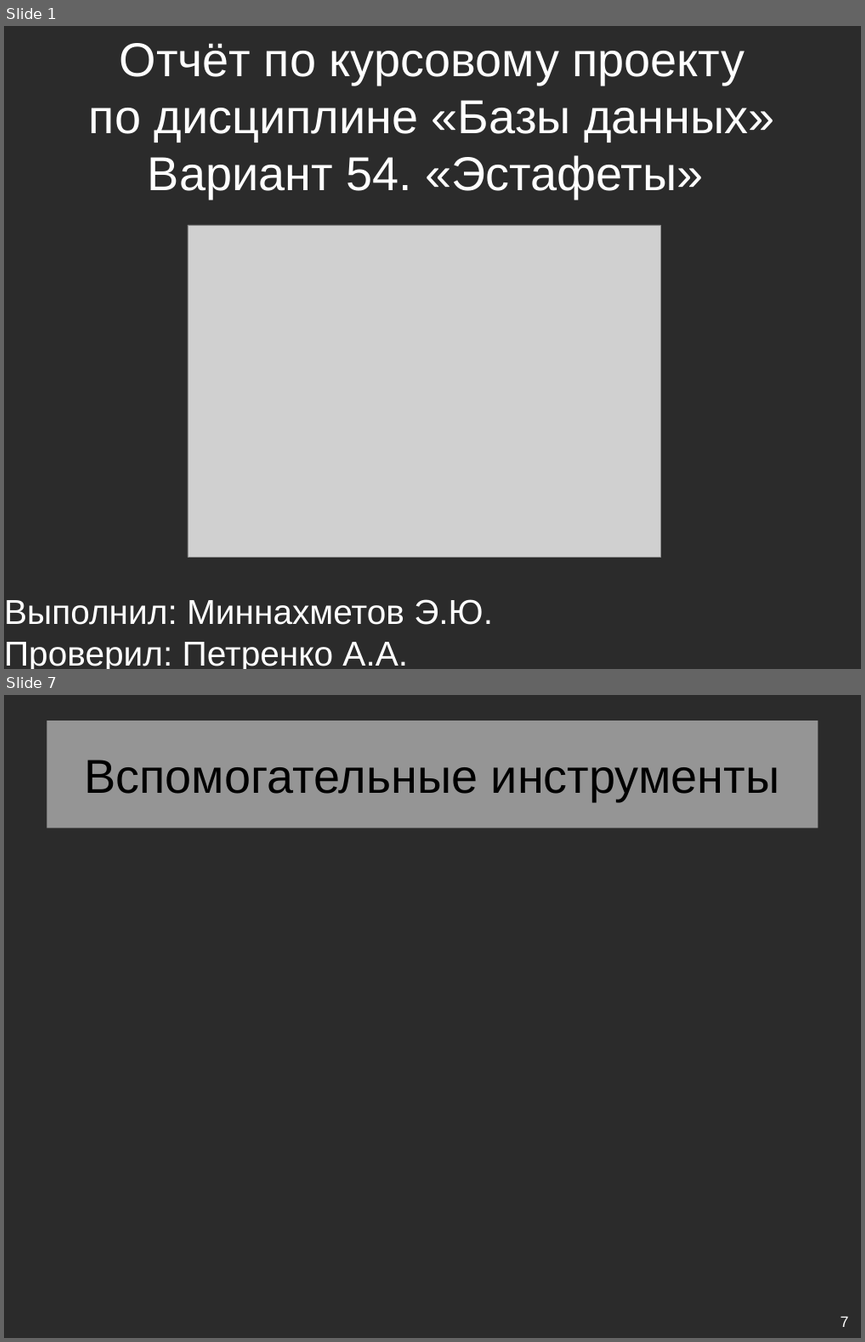
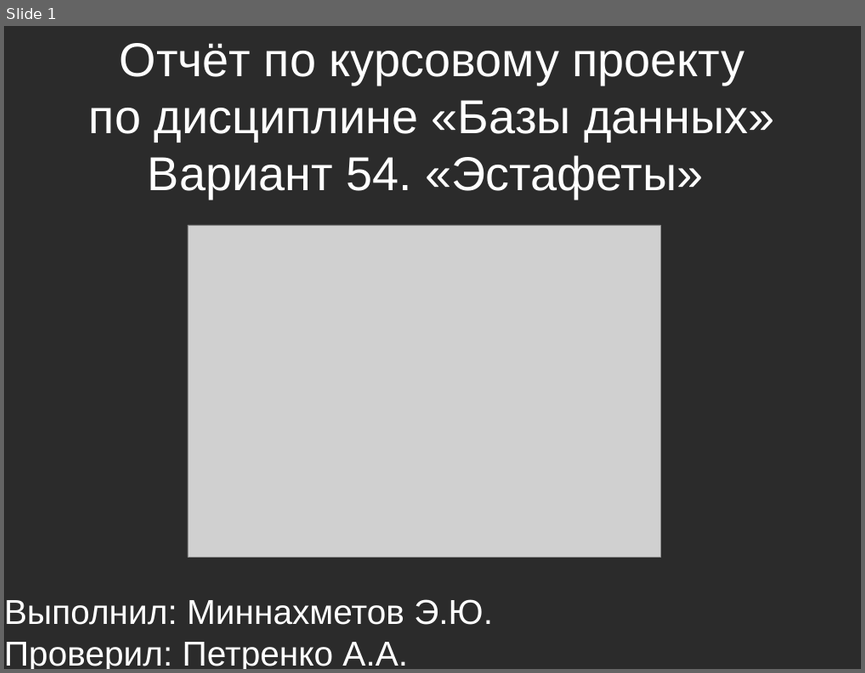
Before and after one commit to eldarian-1/pstu, a slide deck: БД/Course/Презентация курсового проекта.odp. Shown one above the other, each under a label of ours: slides 1 and 7 before the commit, slide 1 after it; the slides between them are not shown. The pictures are 865x1342 and 865x673 pixels, drawn with LibreOffice and Linux fonts; fonts in the diff are those of the drawing; grey boxes stand for pictures; background and template pictures are left out; a plain dark background stands for a picture behind light text. Boxes give left, top, right and bottom in pixels: in the first picture for what was removed or moved away, otherwise in the second. Text is boxed around its words. In the diff, an @@ line names an element or a change of style, - is before the commit and + after.

```diff
--- a/БД/Course/Презентация курсового проекта.odp
+++ b/БД/Course/Презентация курсового проекта.odp
@@ slide 7 removed at (x1=4, y1=695, x2=861, y2=1338), background picture (left out) @@
@@ title removed at (x1=46, y1=721, x2=818, y2=828) @@
-Вспомогательные инструменты
@@ page number removed at (x1=840, y1=1315, x2=849, y2=1327) @@
-7
```
Also in this commit, not shown: 9 slides changed, 10 slides added, 6 other slides removed, 4 other files.
